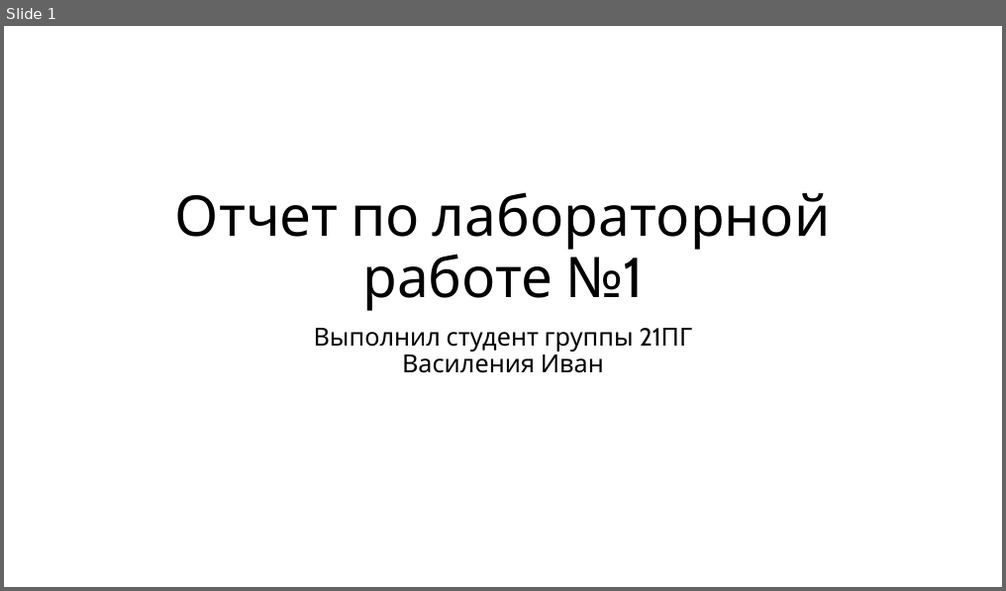
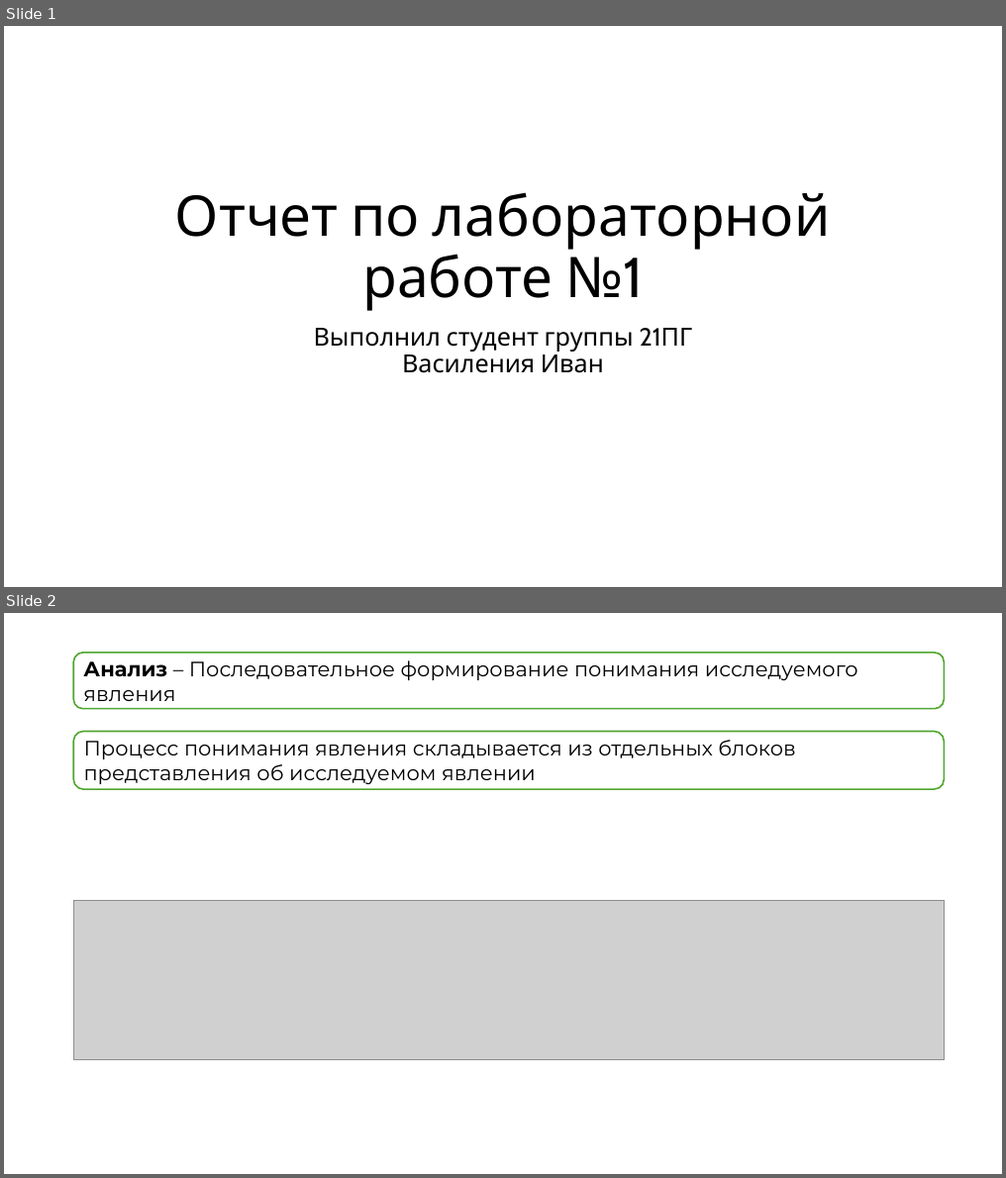
Before and after one commit to kuskas112/Labs, a slide deck: Основы системного анализа/lab1/lab1.pptx. Shown one above the other, each under a label of ours: slide 1 before the commit, slides 1 and 2 after it. The pictures are 1006x591 and 1006x1178 pixels, drawn with LibreOffice and Linux fonts; fonts in the diff are those of the drawing; grey boxes stand for pictures. Boxes give left, top, right and bottom in pixels: in the first picture for what was removed or moved away, otherwise in the second. Text is boxed around its words. In the diff, an @@ line names an element or a change of style, - is before the commit and + after.

```diff
--- a/Основы системного анализа/lab1/lab1.pptx
+++ b/Основы системного анализа/lab1/lab1.pptx
@@ slide 2 added at bbox=[4, 613, 1002, 1174], background #FFFFFF @@
@@ rounded rectangle added at bbox=[73, 653, 944, 709], fill #FFFFFF, outline #4EA72E 1.5 pt, 20 pt, text #000000 @@
+Анализ – Последовательное формирование понимания исследуемого явления
@@ rounded rectangle added at bbox=[73, 731, 944, 789], fill #FFFFFF, outline #4EA72E 1.5 pt, 20 pt, text #000000 @@
+Процесс понимания явления складывается из отдельных блоков представления об исследуемом явлении
@@ picture added at bbox=[73, 900, 944, 1059] @@
```
Also in this commit, not shown: 2 slides changed, 3 other slides added, 5 slides removed, 4 other files.
